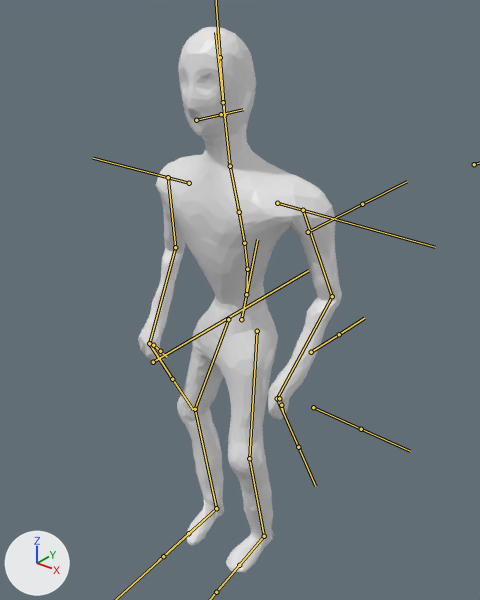
What one commit did to the FBX model Assets/Characters/Prefabs/Mayan/Mayan.fbx.
Both versions are drawn from a camera (50 mm lens) standing at (1.181, -1.438, 1.872) and looking at (0.0, 0.038, 0.957). The axes (+X, +Y, +Z) are drawn at lower left. The lights are the same throughout. Both versions are drawn at frame 1 of the action 'MayanArm|Cast'; the numbers are the values there. The bones that bend it are drawn over the model as lines.

Objects in the first picture: 'Mayan'.
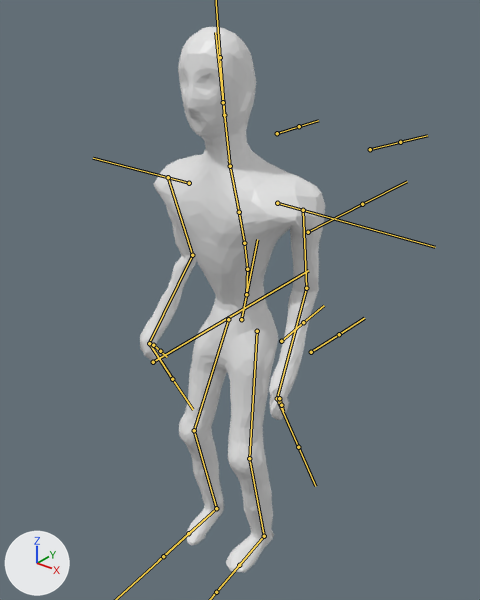
The edits, one by one:
Bone 'UpperLeg.r' (bone_upperleg_r) turns from (7, 65, 21) to (-10, 2, 3) degrees about its own x, y and z.
Bone 'Foot.r' (bone_foot_r) turns from (-15, -27, -59) to (-15, -2, 1) degrees about its own x, y and z.
Bone 'UpperArm.r.001' (bone_upperarm_r_001) turns from (7, 33, 78) to (8, -4, 92) degrees about its own x, y and z.
Bone 'Hand.l' (bone_hand_l) turns from (-39, 54, 23) to (-50, 94, 9) degrees about its own x, y and z.
Bone 'UpperArm.r' (bone_upperarm_r) turns from (-6, -5, 79) to (-6, 35, 92) degrees about its own x, y and z.
Bone 'Hand.r' (bone_hand_r) turns from (68, 3, 22) to (66, -33, 1) degrees about its own x, y and z.

Pixel boxes (x1, y1, x2, y2) of what changed, in the pictures (480 x 600 px):
'Mayan', posed (9% narrower): before (138, 27, 342, 572); after (140, 27, 325, 572)
bone 'UpperLeg.r', root to tip: before (228, 319) to (195, 409); after (228, 319) to (194, 430)
bone 'UpperArm.r.001', root to tip: before (303, 210) to (332, 296); after (303, 210) to (306, 288)
bone 'UpperArm.r', root to tip: before (168, 177) to (175, 247); after (168, 177) to (192, 255)
